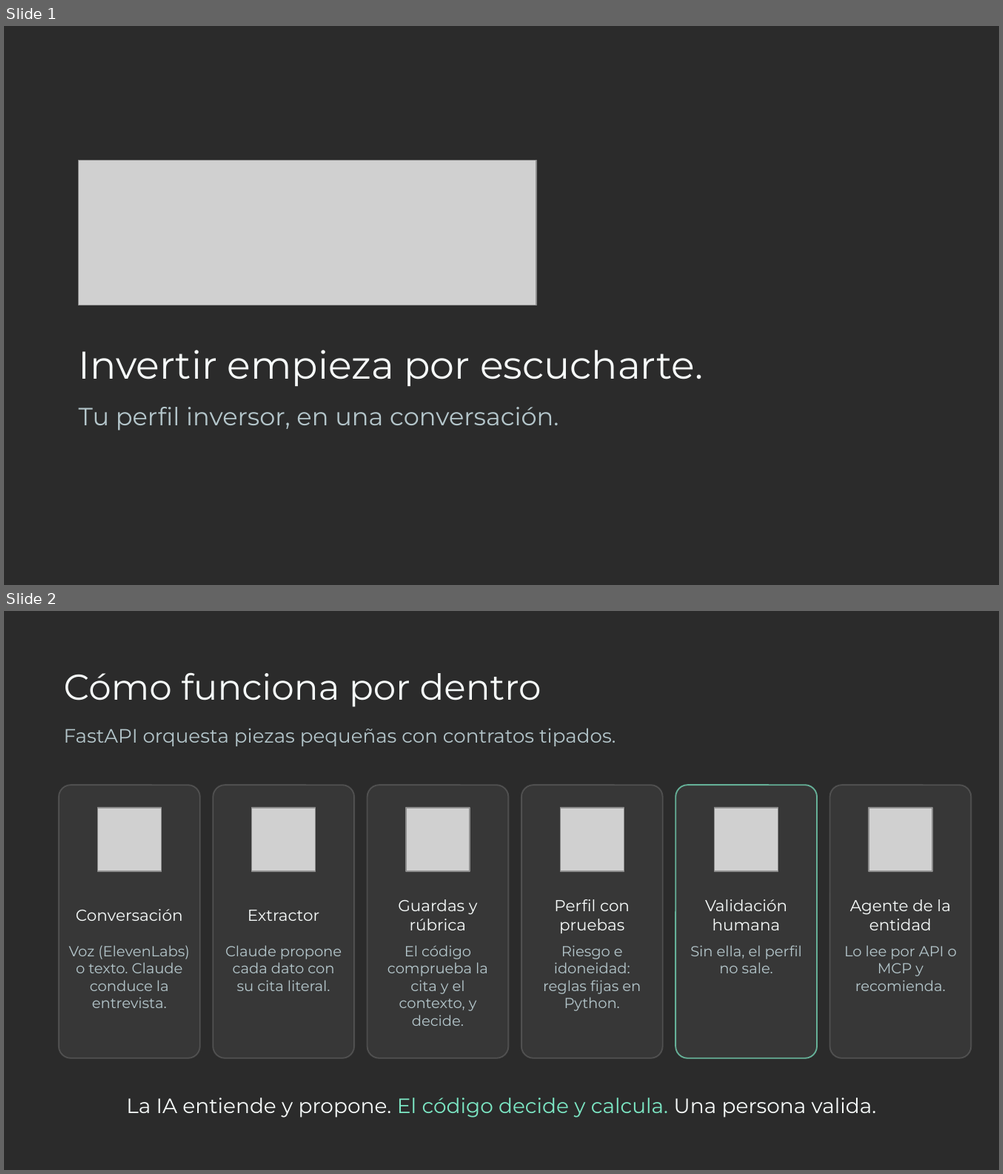
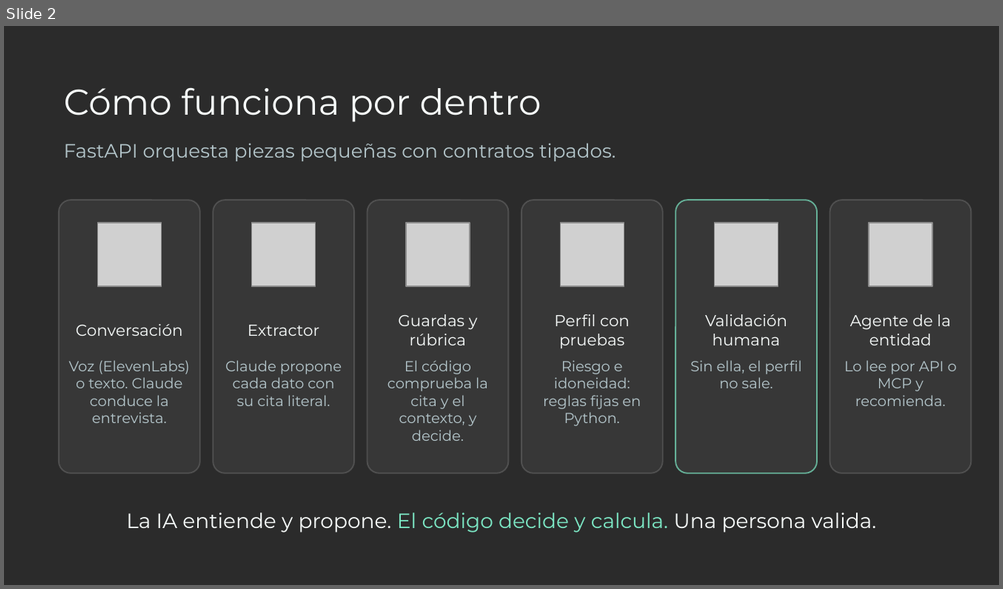
Before and after one commit to fernanrama/idoneo, a slide deck: entrega/Idoneo_presentacion.pptx. Shown one above the other, each under a label of ours: slides 1 and 2 before the commit, slide 2 after it. The pictures are 1003x1174 and 1003x589 pixels, drawn with LibreOffice and Linux fonts; fonts in the diff are those of the drawing; grey boxes stand for pictures; background and template pictures are left out; a plain dark background stands for a picture behind light text. Boxes give left, top, right and bottom in pixels: in the first picture for what was removed or moved away, otherwise in the second. Text is boxed around its words. In the diff, an @@ line names an element or a change of style, - is before the commit and + after.

```diff
--- a/entrega/Idoneo_presentacion.pptx
+++ b/entrega/Idoneo_presentacion.pptx
@@ slide 1 removed at (x1=4, y1=26, x2=999, y2=585), background picture (left out) @@
@@ picture removed at (x1=79, y1=160, x2=536, y2=306) @@
@@ text removed at (x1=79, y1=350, x2=703, y2=386) @@
-Invertir empieza por escucharte.
@@ text removed at (x1=79, y1=407, x2=558, y2=431) @@
-Tu perfil inversor, en una conversación.
```
Also in this commit, not shown: 1 slide added, 3 other files.
